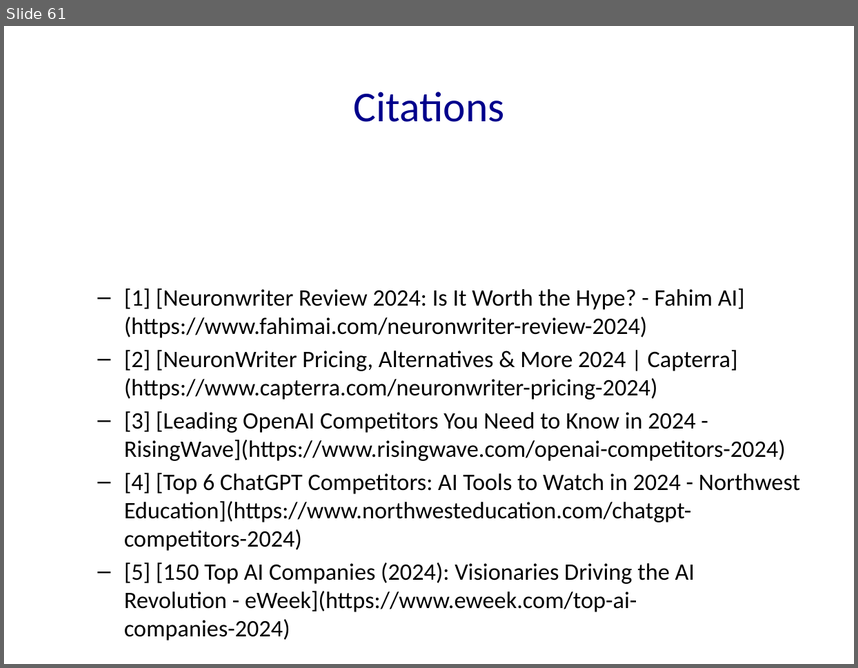
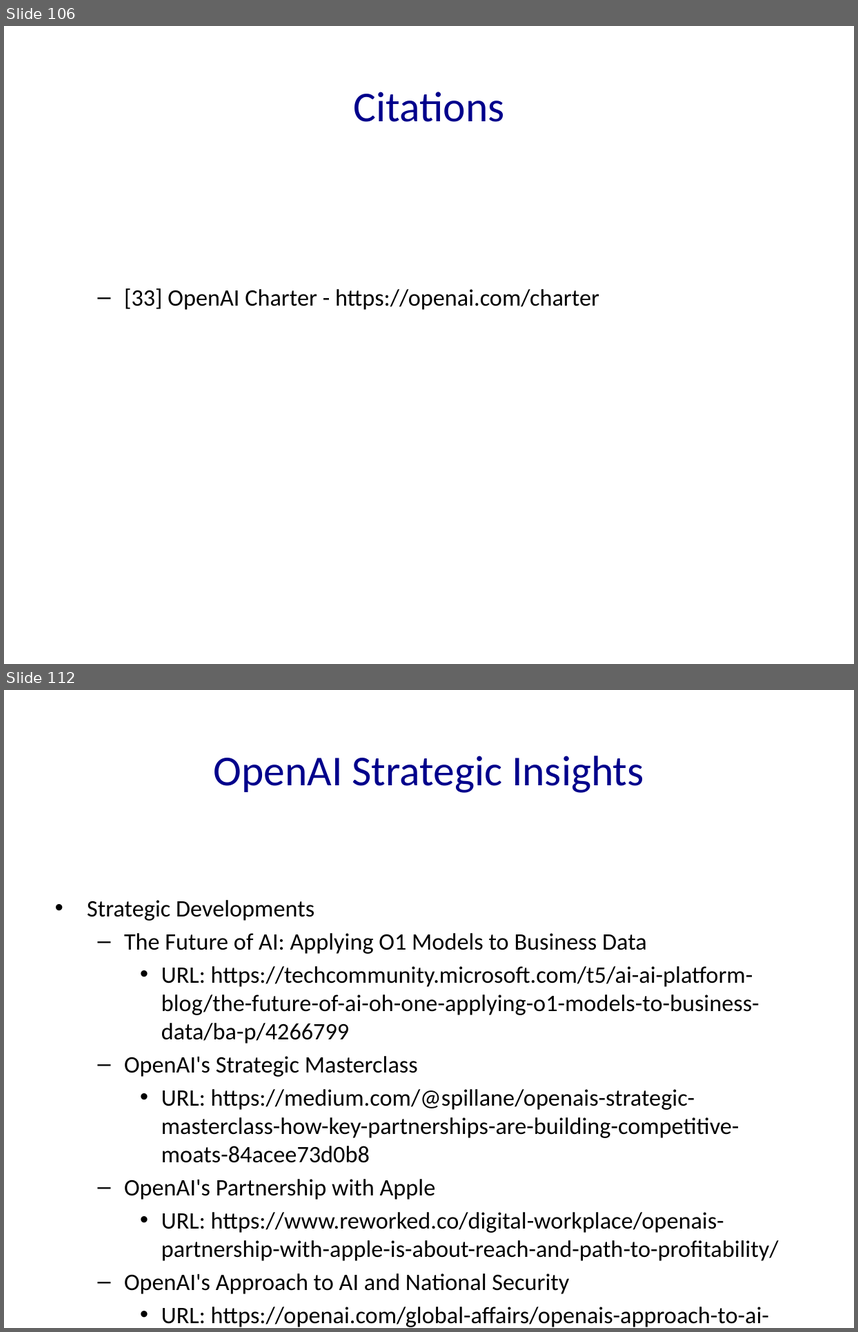
Before and after one commit to Frank-Gu-81/slides_autogeneration, a slide deck: Neuron_Solutions_Presentation.pptx. Shown one above the other, each under a label of ours: slide 61 before the commit, slides 106 and 112 after it; the slides between them are not shown. The pictures are 858x668 and 858x1332 pixels, drawn with LibreOffice and Linux fonts; fonts in the diff are those of the drawing. Boxes give left, top, right and bottom in pixels: in the first picture for what was removed or moved away, otherwise in the second. Text is boxed around its words. In the diff, an @@ line names an element or a change of style, - is before the commit and + after.

```diff
--- a/Neuron_Solutions_Presentation.pptx
+++ b/Neuron_Solutions_Presentation.pptx
@@ slide 112 added at (x1=4, y1=690, x2=854, y2=1328), background #FFFFFF @@
@@ title added at (x1=214, y1=756, x2=644, y2=793), 36 pt, text #00008B @@
+OpenAI Strategic Insights
@@ text added at (x1=87, y1=900, x2=779, y2=1327), 20 pt, text #000000 @@
+• Strategic Developments
+  – The Future of AI: Applying O1 Models to Business Data
+    • URL: https://techcommunity.microsoft.com/t5/ai-ai-platform-blog/the-future-of-ai-oh-one-applying-o1-models-to-business-data/ba-p/4266799
+  – OpenAI's Strategic Masterclass
+    • URL: https://medium.com/@spillane/openais-strategic-masterclass-how-key-partnerships-are-building-competitive-moats-84acee73d0b8
+  – OpenAI's Partnership with Apple
+    • URL: https://www.reworked.co/digital-workplace/openais-partnership-with-apple-is-about-reach-and-path-to-profitability/
+  – OpenAI's Approach to AI and National Security
+    • URL: https://openai.com/global-affairs/openais-approach-to-ai-and-national-security/
@@ what was slide 61 is now slide 106 @@
@@ slide 106 changed as well @@
@@ text at (x1=124, y1=288, x2=599, y2=310): text changed @@
-  – [1] [Neuronwriter Review 2024: Is It Worth the Hype? - Fahim AI](https://www.fahimai.com/neuronwriter-review-2024)
-  – [2] [NeuronWriter Pricing, Alternatives & More 2024 | Capterra](https://www.capterra.com/neuronwriter-pricing-2024)
-  – [3] [Leading OpenAI Competitors You Need to Know in 2024 - RisingWave](https://www.risingwave.com/openai-competitors-2024)
-  – [4] [Top 6 ChatGPT Competitors: AI Tools to Watch in 2024 - Northwest Education](https://www.northwesteducation.com/chatgpt-competitors-2024)
-  – [5] [150 Top AI Companies (2024): Visionaries Driving the AI Revolution - eWeek](https://www.eweek.com/top-ai-companies-2024)
+  – [33] OpenAI Charter - https://openai.com/charter
```
Also in this commit, not shown: 19 other slides changed, 98 other slides added, 55 slides removed, 9 other files.
